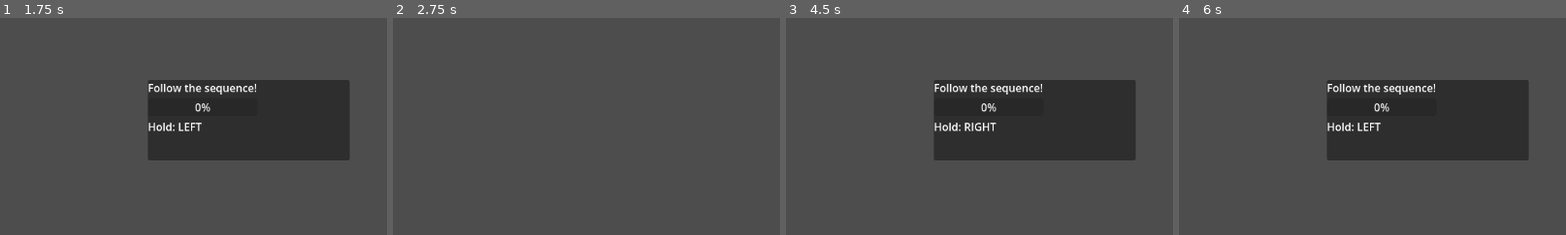
Above: before the commit, frames 1-4 (left to right).
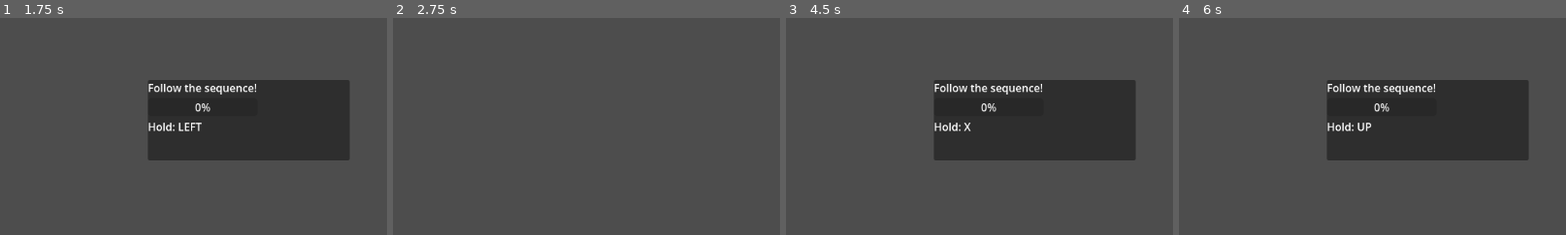
Above: after the commit, the same moments.

Repository: AiDN-Dev/let-me-sleep
Game: Godot game, scene res://Scenes/game.tscn
The game is run twice, just before and just after one commit, with the same random seed, the same clock (stepped at 60 frames per second) and the same inputs. The project has no main scene, so this scene is started directly.
Inputs (mouse positions are % of the whole screen's width and height, from its top left):
- Up to frame 1 (1.75 s): tap Enter (ui_accept) at 0.5, 0.77, 1.25 s; move the mouse to (72, 45) at 0.52 s; hold Right 0.53-1.25 s; tap Space at 0.6 s; click (72, 45) at 0.67 s; drag from (30, 55) to (45, 70) at 1.27 s
- Up to frame 2 (2.75 s): move the mouse to (60, 28) at 2.02 s; hold Right from 2.03 s (still down); tap X at 2.1 s
- Up to frame 3 (4.5 s): release Right at 2.75 s; tap Enter (ui_accept) at 2.75, 3.77, 4.25 s; drag from (45, 70) to (20, 35) at 2.77 s; move the mouse to (80, 65) at 3.52 s; hold Left 3.53-4.25 s; tap Space at 3.6 s; drag from (20, 35) to (35, 25) at 4.27 s
- Up to frame 4 (6 s): move the mouse to (55, 50) at 5.02 s; hold Down 5.03-5.75 s; tap X at 5.1 s; click (55, 50) at 5.17 s; tap Enter (ui_accept) at 5.75 s; drag from (35, 25) to (30, 55) at 5.77 s
The pictures show only the part of the screen within x 18-68%, y 27-76%; the shares and areas given below are measured in that part.

Frames 1-2 are identical in both runs. In frame 3, 0.2% of the frame differs, in the area x 45-55%, y 48-53%; in frame 4, 0.1%.

Commit message:
Started overhauling the game to have multiple nights, split difficulty from the night progress

Diff:
--- a/scripts/game.gd
+++ b/scripts/game.gd
@@ -1,6 +1,9 @@
 extends Node2D
 
 const QTEKey = preload("res://scripts/Managers/qte_key.gd")
+const MAX_NIGHT_STEPS: int = 20
+const MAX_TENSION: float = 1.0
+const TENSION_GAIN_PER_SUCCESS: float = 0.25
 
 # === Node references ===
 @onready var qte_window = $UI/QTEWindow
@@ -11,10 +14,12 @@
 @onready var time_label: Label = $UI/PlayerUI/TimeLabel
 
 var night_progress := 0
+var night_active: bool = true
 var possible_keys := [KEY_Z, KEY_X, KEY_C, KEY_UP, KEY_DOWN, KEY_LEFT, KEY_RIGHT]
-
-# Random number generator
 var rng := RandomNumberGenerator.new()
+var difficulty_level: int = 1
+var tension: float = 0.0
+var current_night: int = 1
 
 func _ready() -> void:
 	update_time_and_flavour()
@@ -58,19 +63,20 @@
 	if success:
 		SleepManager.adjust_score(5)   # reward for success
 		night_progress += 1
+		tension += TENSION_GAIN_PER_SUCCESS
+		if night_progress >= MAX_NIGHT_STEPS:
+			update_time_and_flavour()
+			end_night()
+			return
 		update_time_and_flavour()
-		start_sleep()
+		if tension >= MAX_TENSION:
+			tension = 0
+			interruption_manager.start_random_interruption(difficulty_level)
+		else:
+			start_sleep()
 	else:
 		SleepManager.adjust_score(-10) # penalty for failure
-		if rng.randf() < 0.2 + night_progress * 0.05:
-			interruption_manager.start_random_interruption(night_progress)
-		else:
-			start_sleep()
-
-#func _on_dog_finished() -> void:
-#	dog_window.hide()
-#	SleepManager.adjust_score(5)  # reward for completing dog interrupt
-#	start_sleep()
+		start_sleep()
 
 func _on_interruption_finished(success: bool):
 	if success:
@@ -93,27 +99,19 @@
 	sleep_label.text = "Sleep: %d" % new_score
 
 func get_current_time() -> String:
-	var start_hour = 21
-	var start_minute = 30
-	var total_night_minutes = (7 * 60) + 60 # 10 hours = 600 minutes
-	var max_steps = 20
-
-	var minutes_per_step = total_night_minutes / max_steps
-	var total_minutes_elapsed = int(night_progress * minutes_per_step)
-
-	var hour = start_hour + int((start_minute + total_minutes_elapsed) / 60)
-	var minute = (start_minute + total_minutes_elapsed) % 60
-
+	var start_minutes = (21 * 60) + 30 # 9:30PM in minutes
+	var total_night_minutes = 600 # 10 hours
+	var minutes_per_step = total_night_minutes / MAX_NIGHT_STEPS
+	var current_total_minutes = start_minutes + int(night_progress * minutes_per_step)
+	var hour = int(current_total_minutes / 60) % 24
+	var minute = current_total_minutes % 60
 	var period = "AM"
-	if hour >= 24:
-		hour -= 24
 	if hour >= 12:
 		period = "PM"
 		if hour > 12:
 			hour -= 12
-	if hour == 0:
+	elif hour == 0:
 		hour = 12
-
 	return "%02d:%02d %s" % [hour, minute, period]
 
 func get_flavour_text() -> String:
@@ -134,3 +132,28 @@
 		var hold_time = 0.8 + rng.randf() * 0.7  # random hold between 0.8s and 1.5s
 		sequence.append(QTEKey.new(keycode, hold_time))
 	return sequence
+
+func end_night() -> void:
+	night_active = false
+	print("Night Complete!")
+	print("Final Sleep Score: ", SleepManager.sleep_score)
+
+	difficulty_level += 1
+	current_night += 1
+
+	await get_tree().create_timer(2.0).timeout
+
+	start_new_night()
+
+func start_new_night() -> void:
+	print("Starting Night ", current_night)
+
+	night_progress = 0
+	tension = 0
+	night_active = true
+
+	SleepManager.sleep_score = 100
+	_update_sleep_label(SleepManager.sleep_score)
+
+	update_time_and_flavour()
+	start_sleep()
